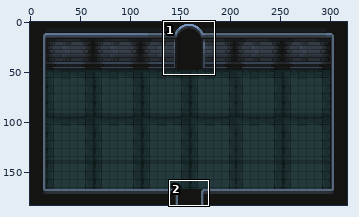
Pixel-art file: Rougelike_Bullethell_Dungeon_Crawler/World/Rooms/room.aseprite. Above, an overview of the earlier version with the close-up marked.
Close-up. First the earlier version:
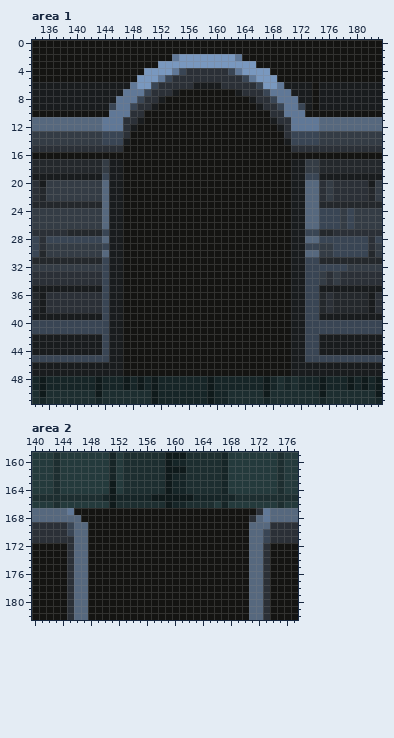
317x183 pixels, 1 frame. Shown: area 1: x 134..183, y 0..51; area 2: x 140..177, y 159..182.
Once edited:
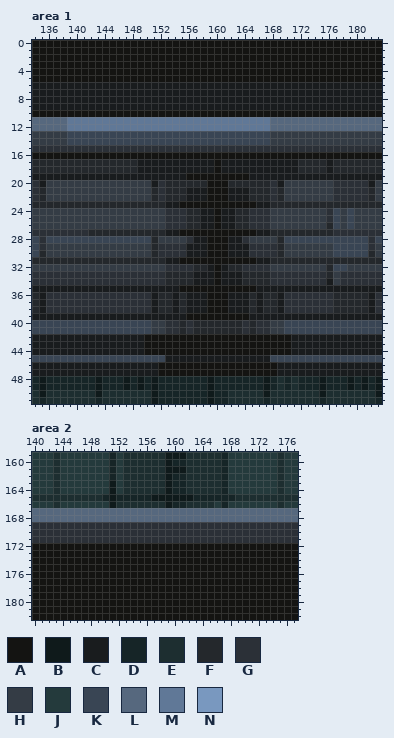
Palette (. is transparent): A #141412  B #0f1a1b  C #191c1e  D #162527  E #1d2e30  F #24282c  G #2b3037  H #343c45  J #243a3c  K #394554  L #56687e  M #607897  N #7998bf
From old to new:
Area 1:
y 2: x 154..163 MNNNNNNNNM -> AAAAAAAAAA
y 3: x 152..165 NNNNNNNNNNNNNN -> AAAAAAAAAAAAAA
y 4: x 150..167 NNNNMKGGGGGGKMNNNN -> AAAAAAAAAAAAAAAAAA
y 5: x 149..168 NNNMKGGGGGGGGGGKMNNN -> AAAAAAAAAAAAAAAAAAAA
y 6: x 148..156 MNNKGGGGG -> CCCCCCCCC; x 161..169 GGGGGKNNM -> CCCCCCCCC; x 174 A -> C
y 7: x 147..153 MMMKGGG -> CCCCCCC; x 155..162 AAAAAAAA -> CCCCCCCC; x 164..170 GGGKMMM -> CCCCCCC; x 174 A -> C
y 8: x 146..151 MMMKGG -> CCCCCC; x 153..164 AAAAAAAAAAAA -> CCCCCCCCCCCC; x 166..171 GGKMMM -> CCCCCC; x 174 A -> C
y 9: x 145..150 KMMKGG -> CCCCCC; x 152..165 AAAAAAAAAAAAAA -> CCCCCCCCCCCCCC; x 167..172 GGKMMK -> CCCCCC; x 174 A -> C
y 10: x 145..149 MMMGG -> AAAAA; x 168..172 GGMMM -> AAAAA
y 11: x 139..143 LLLLL -> MMMMM; x 147..174 GGCAAAAAAAAAAAAAAAAAACGGMMMM -> MMMMMMMMMMMMMMMMMMMMMLLLLLLL
y 12: x 139..143 LLLLL -> MMMMM; x 147..174 GCAAAAAAAAAAAAAAAAAAAACGMMMM -> MMMMMMMMMMMMMMMMMMMMMLLLLLLL
y 13: x 139..143 HHHHH -> KKKKK; x 147..174 GAAAAAAAAAAAAAAAAAAAAAAGKKKK -> KKKKKKKKKKKKKKKKKKKKKHHHHHHH
y 14: x 139..143 HHHHH -> KKKKK; x 147..174 CAAAAAAAAAAAAAAAAAAAAAACKKKK -> KKKKKKKKKKKKKKKKKKKKKHHHHHHH
y 15: x 147..170 AAAAAAAAAAAAAAAAAAAAAAAA -> GGGGGGGGGGGGGGGGGGGGGGGG
y 17..18: x 144..159 HCCAAAAAAAAAAAAA -> FFFFFCCCCCCCCCCC; x 161..170 AAAAAAAAAA -> CCCCCCCCCC; x 172..174 CHH -> FFF; x 176 F -> C
y 19: x 144 K -> C; x 147..155 AAAAAAAAA -> CCCCCCCCC; x 165..170 AAAAAA -> CCCCCC; x 173..174 KK -> CC
y 20: x 144..158 LCCAAAAAAAAAAAA -> HHHHHHHCGFFFFFF; x 162..175 AAAAAAAAACCLLG -> FFFFFFGCHHHHHH
y 21..22: x 144..158 LCCAAAAAAAAAAAA -> HHHHHHHFGFFFCCC; x 162..175 AAAAAAAAACCLLG -> CCCFFFGFHHHHHH
y 23: x 144..154 LCCAAAAAAAA -> FFFFFFFFFCC; x 166..174 AAAAACCLL -> CCFFFFFFF
y 24..25: x 144..159 LCCAAAAAAAAAAAAA -> HHHHHHHHHGGGFFCC; x 161..176 AAAAAAAAAACCLLKK -> CCFFGGGHHHHHHHHG
y 26: x 144..159 LCCAAAAAAAAAAAAA -> HHHHHHHHHGGGFFCC; x 161..176 AAAAAAAAAACCLLKK -> CCFFGGGHHHHHHHHF
y 27: x 139..141 FFF -> GGG; x 144..154 KCCAAAAAAAA -> FFFFFFFFFCC; x 166..174 AAAAACCKK -> CCFFFFFFF
y 28: x 144..158 LCCAAAAAAAAAAAA -> KKKKKKKFHHHHGCC; x 162..174 AAAAAAAAACCLL -> CCGHHHHFKKKKK
y 29: x 144..158 KCCAAAAAAAAAAAA -> HHHHHHHFGGGGCCC; x 162..174 AAAAAAAAACCKK -> CCCGGGGFHHHHH
y 30: x 144..158 LCCAAAAAAAAAAAA -> HHHHHHHFGGGGCCC; x 162..174 AAAAAAAAACCLL -> CCCGGGGFHHHHH
y 31: x 144..154 KCCAAAAAAAA -> FFFFFFFFFCC; x 166..174 AAAAACCKK -> CCFFFFFFF
y 32: x 144..159 KCCAAAAAAAAAAAAA -> HHHHHHHHHGGGGFFC; x 161..176 AAAAAAAAAACCKKKK -> CFFGGGGHHHHHHHHF
y 33: x 144..159 KCCAAAAAAAAAAAAA -> GGGGGGGGGFFFFCCC; x 161..176 AAAAAAAAAACCKKHG -> CCCFFFFGGGGGGGGF
y 34: x 144..159 KCCAAAAAAAAAAAAA -> GGGGGGGGGFFFFCCC; x 161..176 AAAAAAAAAACCKKHG -> CCCFFFFGGGGGGGGC
y 35: x 144 K -> C; x 147..154 AAAAAAAA -> CCCCCCCC; x 166..170 AAAAA -> CCCCC; x 173..174 KK -> CC
y 36..38: x 144..158 KCCAAAAAAAAAAAA -> GGGGGGGCFFCFCCC; x 162..175 AAAAAAAAACCKKF -> CCCFCFFCGGGGGG
y 39: x 144 K -> C; x 147..155 AAAAAAAAA -> CCCCCCCCC; x 165..170 AAAAAA -> CCCCCC; x 173..174 KK -> CC
y 40..41: x 145..172 CCAAAAAAAAAAAAAAAAAAAAAAAACC -> KKKKKKHHGGFGFFFFFFFGFGGHHKKK
y 42..44: x 144 K -> C; x 147..149 AAA -> CCC; x 173..174 KK -> CC
y 45: x 145..172 CCAAAAAAAAAAAAAAAAAAAAAAAACC -> KKKKKKKKCCCCCCCCCCCCCCCKKKKK
y 46..47: x 147..151 AAAAA -> CCCCC; x 169..170 AA -> CC
Area 2:
y 167: x 145..173 MAAAAAAAAAAAAAAAAAAAAAAAAAAGM -> LLLLLLLLLLLLLLLLLLLLLLLLLLLLL
y 168: x 147..171 AAAAAAAAAAAAAAAAAAAAAAAAG -> LLLLLLLLLLLLLLLLLLLLLLLLL; x 173 M -> L
y 169: x 145..173 KLLAAAAAAAAAAAAAAAAAAAAAAALLL -> GGGGGGGGGGGGGGGGGGGGGGGGGGGGG
y 170: x 145..173 KLLAAAAAAAAAAAAAAAAAAAAAAALLK -> GGGGGGGGGGGGGGGGGGGGGGGGGGGGG
y 171: x 146..173 LLAAAAAAAAAAAAAAAAAAAAAAALLK -> GGGGGGGGGGGGGGGGGGGGGGGGGGGG
y 172..182: x 145..147 GLL -> AAA; x 171..173 LLG -> AAA
Pixel boxes of the changes (left, top, right, bottom) in both close-ups:
changed: (67, 54, 333, 376)
changed: (67, 508, 270, 620)
